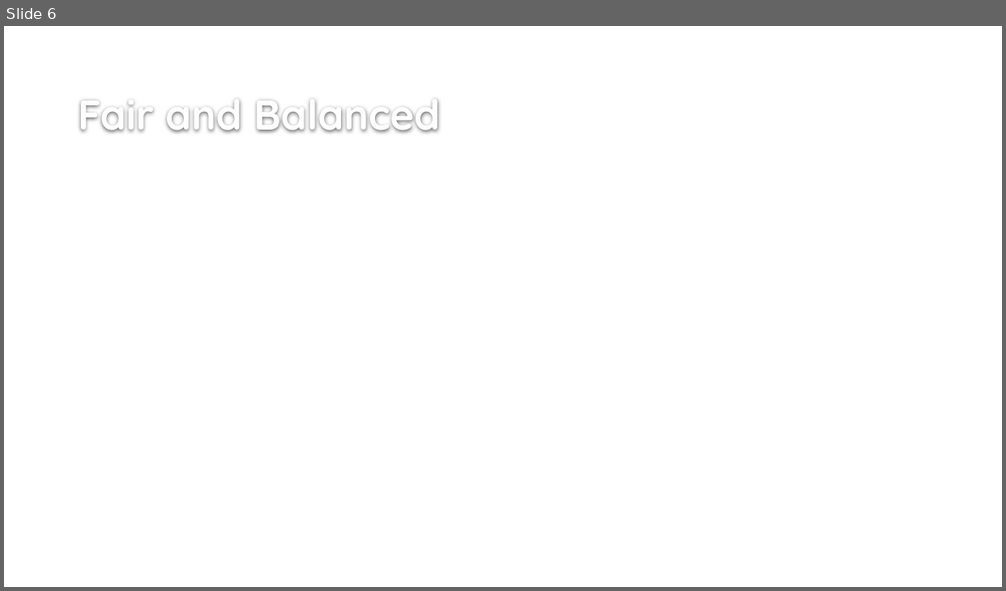
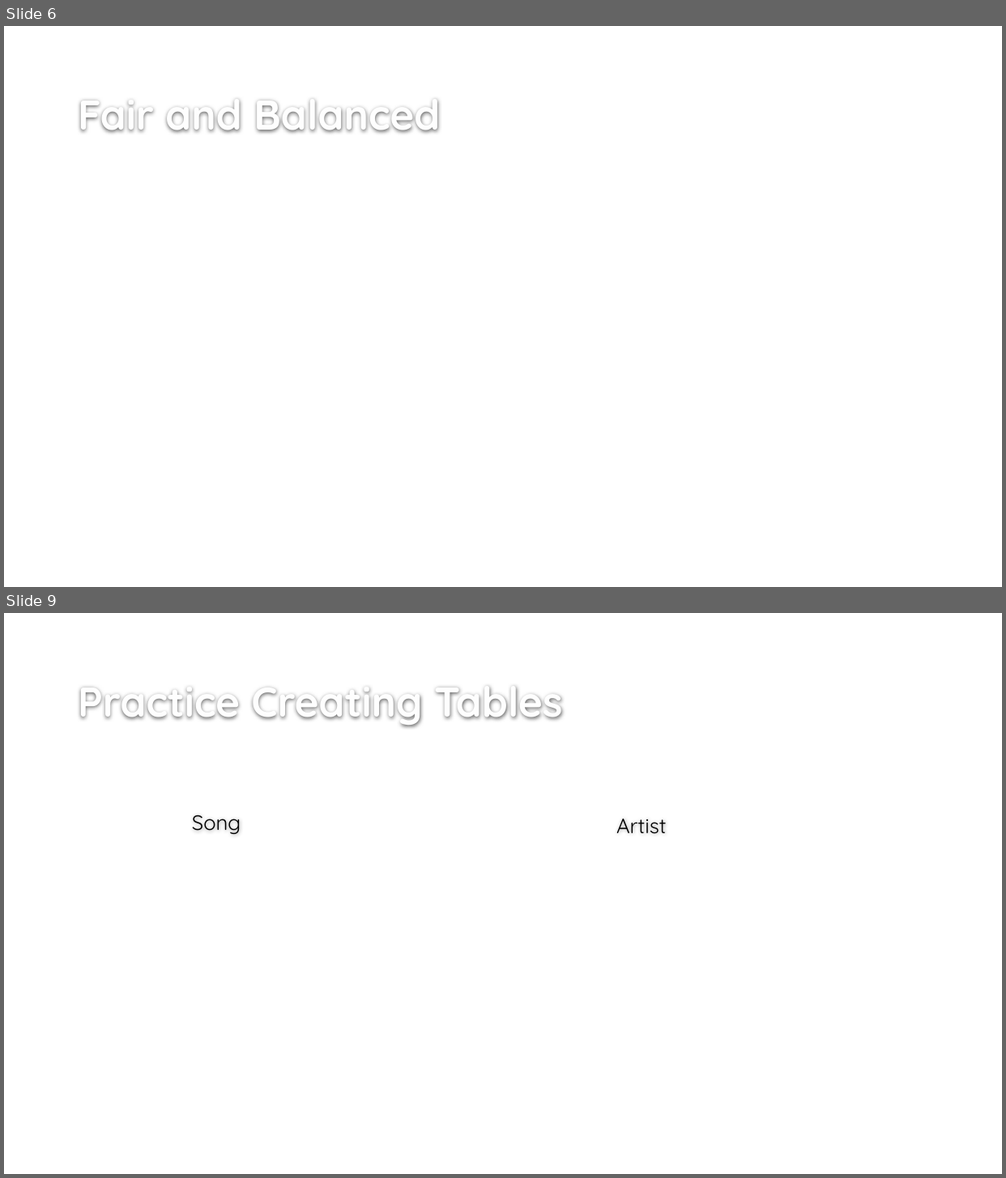
Before and after one commit to mtchem/GDI_Beginning_SQL, a slide deck: Beginning_SQL_pres.pptx. Shown one above the other, each under a label of ours: slide 6 before the commit, slides 6 and 9 after it; the slides between them are not shown. The pictures are 1006x591 and 1006x1178 pixels, drawn with LibreOffice and Linux fonts; fonts in the diff are those of the drawing; background and template pictures are left out. Boxes give left, top, right and bottom in pixels: in the first picture for what was removed or moved away, otherwise in the second. Text is boxed around its words. In the diff, an @@ line names an element or a change of style, - is before the commit and + after.

Commit message:
slide titles done

```diff
--- a/Beginning_SQL_pres.pptx
+++ b/Beginning_SQL_pres.pptx
@@ slide 9 added at [4,613,1002,1174], background #FFFFFF @@
@@ title added at [78,687,563,728], 40 pt, text #FEFEFE, bold @@
+Practice Creating Tables
@@ text added at [192,815,241,835], 20 pt, text #000000 @@
+Song
@@ text added at [616,819,666,834], 20 pt, text #000000 @@
+Artist
```
Also in this commit, not shown: 1 slide changed, 13 other slides added.
